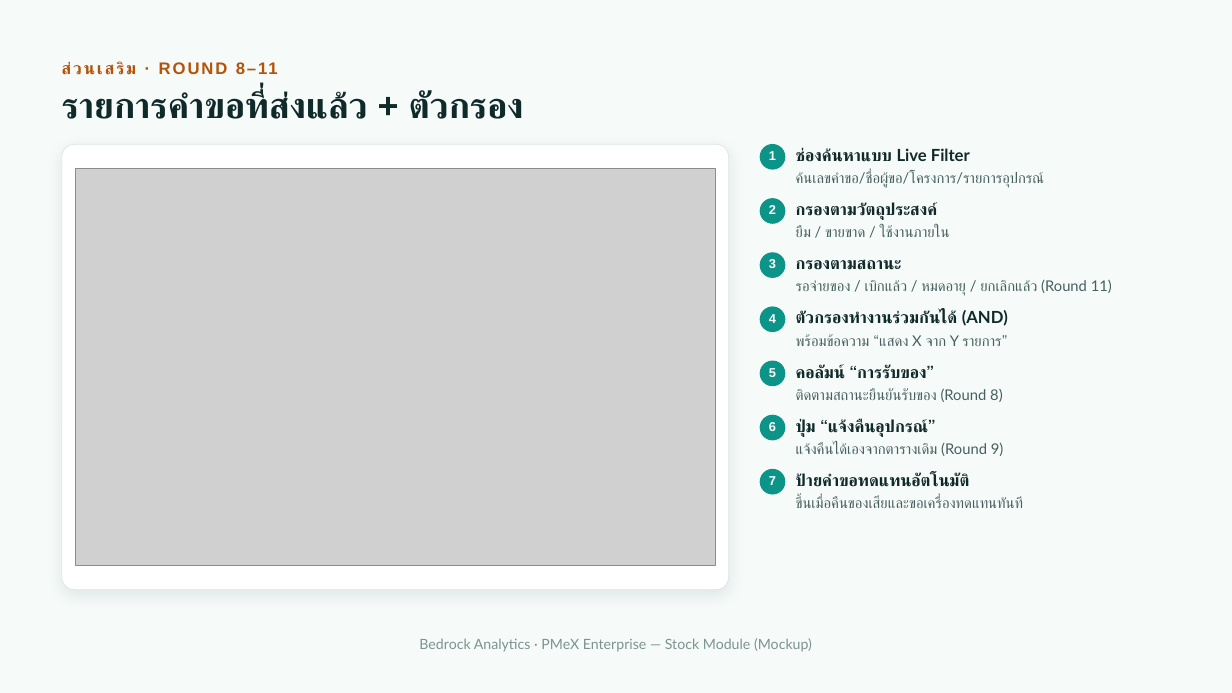
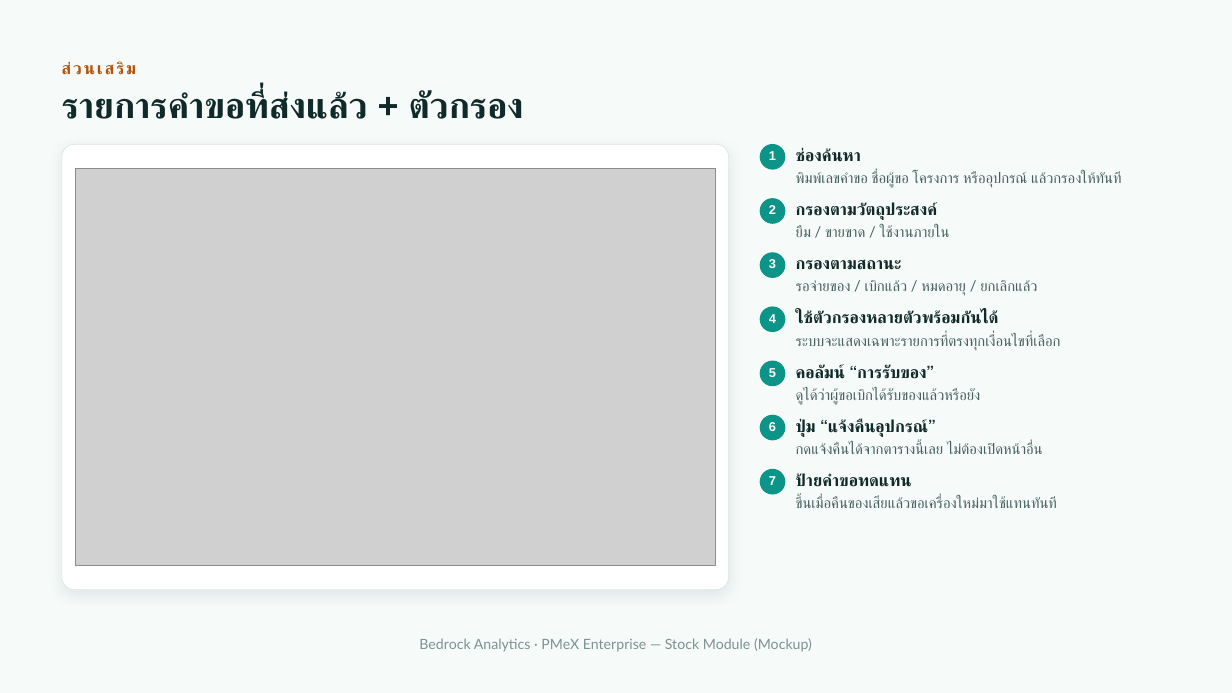
Before and after one commit to LaddaK-Bedrocks/ASSET_STOCK, a slide deck: slide 6 of PMeX Stock Module — Mockup Presentation.pptx. Drawn at 1232x693 pixels with LibreOffice and Linux fonts; fonts in the diff are those of the drawing; grey boxes stand for pictures. Boxes give left, top, right and bottom in pixels: in the first picture for what was removed or moved away, otherwise in the second. Text is boxed around its words. In the diff, an @@ line names an element or a change of style, - is before the commit and + after.

```diff
--- a/PMeX Stock Module — Mockup Presentation.pptx
+++ b/PMeX Stock Module — Mockup Presentation.pptx
@@ text at (62,62,136,75): text changed @@
-ส่วนเสริม · ROUND 8–11
+ส่วนเสริม
@@ text at (796,148,861,162): text changed @@
-ช่องค้นหาแบบ Live Filter
+ช่องค้นหา
@@ text at (796,171,1121,188): text changed @@
-ค้นเลขคำขอ/ชื่อผู้ขอ/โครงการ/รายการอุปกรณ์
+พิมพ์เลขคำขอ ชื่อผู้ขอ โครงการ หรืออุปกรณ์ แล้วกรองให้ทันที
@@ text at (796,280,1037,296): text changed @@
-รอจ่ายของ / เบิกแล้ว / หมดอายุ / ยกเลิกแล้ว (Round 11)
+รอจ่ายของ / เบิกแล้ว / หมดอายุ / ยกเลิกแล้ว
@@ text at (796,311,997,324): text changed @@
-ตัวกรองทำงานร่วมกันได้ (AND)
+ใช้ตัวกรองหลายตัวพร้อมกันได้
@@ text at (796,334,1061,351): text changed @@
-พร้อมข้อความ “แสดง X จาก Y รายการ”
+ระบบจะแสดงเฉพาะรายการที่ตรงทุกเงื่อนไขที่เลือก
@@ text at (796,388,980,405): text changed @@
-ติดตามสถานะยืนยันรับของ (Round 8)
+ดูได้ว่าผู้ขอเบิกได้รับของแล้วหรือยัง
@@ text at (796,442,1043,454): text changed @@
-แจ้งคืนได้เองจากตารางเดิม (Round 9)
+กดแจ้งคืนได้จากตารางนี้เลย ไม่ต้องเปิดหน้าอื่น
@@ text at (796,473,912,487): text changed @@
-ป้ายคำขอทดแทนอัตโนมัติ
+ป้ายคำขอทดแทน
@@ text at (796,496,1057,508): text changed @@
-ขึ้นเมื่อคืนของเสียและขอเครื่องทดแทนทันที
+ขึ้นเมื่อคืนของเสียแล้วขอเครื่องใหม่มาใช้แทนทันที
```
Also in this commit, not shown: 13 other slides changed, 4 slides added, 3 slides removed, 4 other files.
